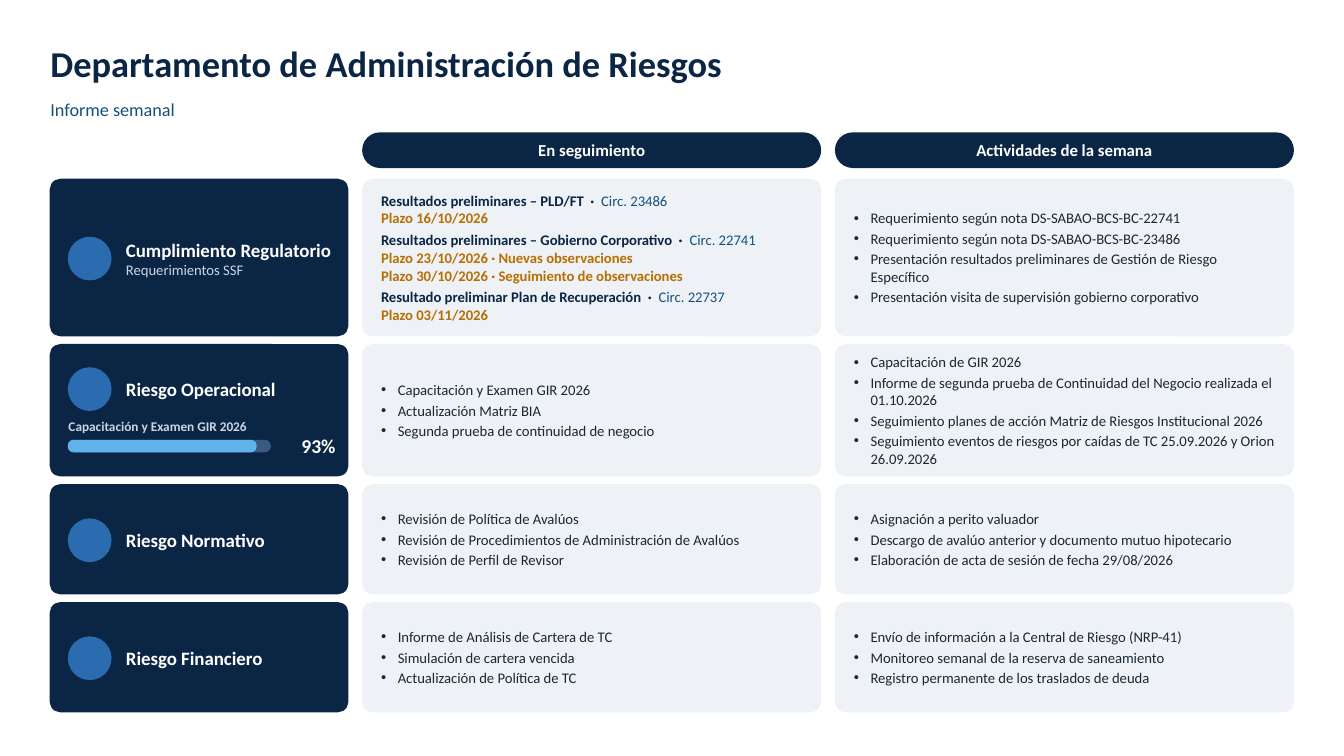
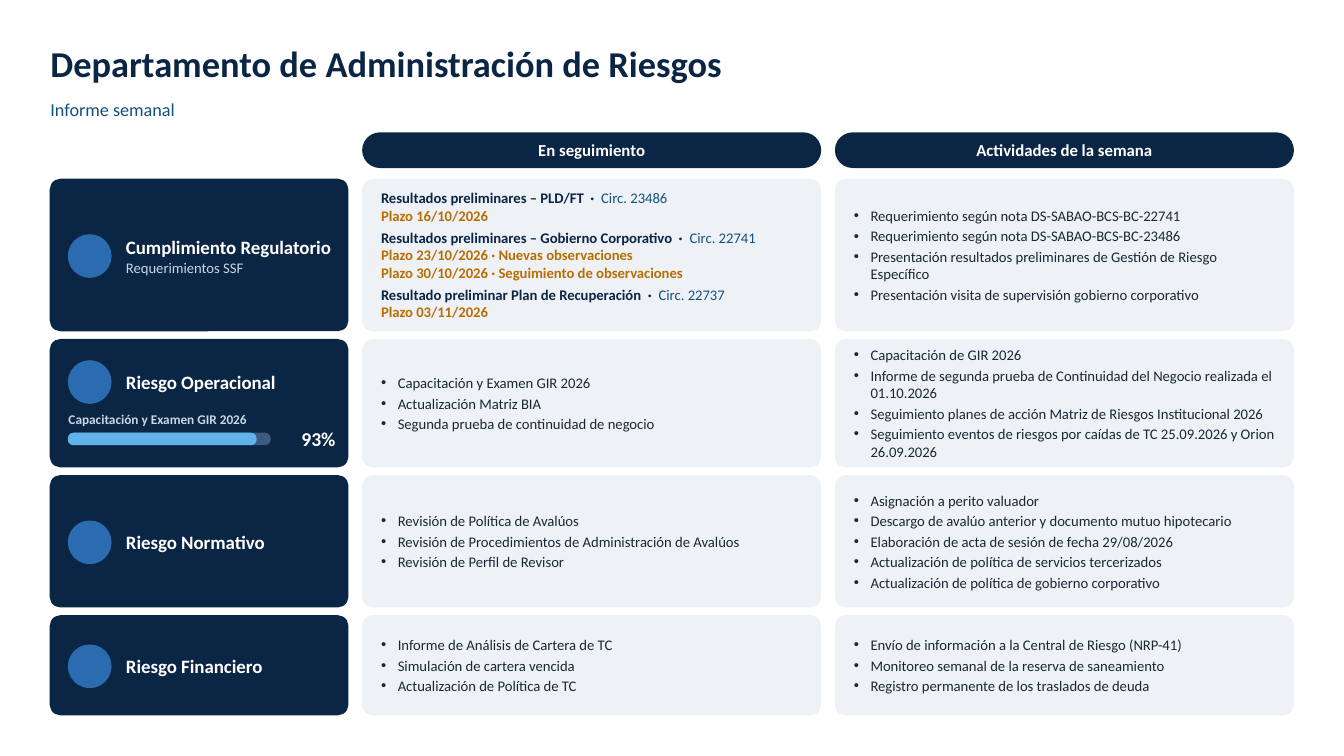
Before and after one commit to menjivar201280/riesgo, a slide deck: slide 1 of resumen-ejecutivo-semanal/Resumen_Ejecutivo_Riesgos_COMEDICA_2_Slides.pptx. Drawn at 1344x756 pixels with LibreOffice and Linux fonts; fonts in the diff are those of the drawing; background and template pictures are left out. Boxes give left, top, right and bottom in pixels: in the first picture for what was removed or moved away, otherwise in the second. Text is boxed around its words. In the diff, an @@ line names an element or a change of style, - is before the commit and + after.

```diff
--- a/resumen-ejecutivo-semanal/Resumen_Ejecutivo_Riesgos_COMEDICA_2_Slides.pptx
+++ b/resumen-ejecutivo-semanal/Resumen_Ejecutivo_Riesgos_COMEDICA_2_Slides.pptx
@@ rounded rectangle: place and size @@
-rounded rectangle at <box>50,179,348,336</box>
+rounded rectangle at <box>50,179,348,331</box>
@@ rounded rectangle: place and size @@
-rounded rectangle at <box>363,179,821,336</box>
+rounded rectangle at <box>363,179,821,331</box>
@@ rounded rectangle: place and size @@
-rounded rectangle at <box>836,179,1294,336</box>
+rounded rectangle at <box>836,179,1294,331</box>
@@ rounded rectangle: place and size @@
-rounded rectangle at <box>50,345,348,476</box>
+rounded rectangle at <box>50,340,348,467</box>
@@ rounded rectangle: place and size @@
-rounded rectangle at <box>363,345,821,476</box>
+rounded rectangle at <box>363,340,821,467</box>
@@ text "Capacitación y Examen GIR 2026": place and size @@
-text "Capacitación y Examen GIR 2026" at <box>398,385,655,439</box>
+text "Capacitación y Examen GIR 2026" at <box>398,378,655,432</box>
@@ rounded rectangle: place and size @@
-rounded rectangle at <box>836,345,1294,476</box>
+rounded rectangle at <box>836,340,1294,467</box>
@@ text "Capacitación de GIR 2026": place and size @@
-text "Capacitación de GIR 2026" at <box>871,357,1275,464</box>
+text "Capacitación de GIR 2026" at <box>871,350,1275,457</box>
@@ 2 texts, 2 rounded rectangles, 1 ellipse: place and size @@
-2 texts, 2 rounded rectangles, 1 ellipse at <box>68,368,275,452</box>
+2 texts, 2 rounded rectangles, 1 ellipse at <box>68,361,275,445</box>
@@ text "93%": place and size @@
-text "93%" at <box>301,439,335,453</box>
+text "93%" at <box>301,432,335,446</box>
@@ rounded rectangle: place and size @@
-rounded rectangle at <box>50,485,348,594</box>
+rounded rectangle at <box>50,476,348,607</box>
@@ rounded rectangle: place and size @@
-rounded rectangle at <box>363,485,821,594</box>
+rounded rectangle at <box>363,476,821,607</box>
@@ rounded rectangle: place and size @@
-rounded rectangle at <box>836,485,1294,594</box>
+rounded rectangle at <box>836,476,1294,607</box>
@@ text "Asignación a perito valuador": place and size @@
-text "Asignación a perito valuador" at <box>871,513,1232,566</box>
+text "Asignación a perito valuador" at <box>871,495,1232,591</box>
@@ text at <box>871,556,1161,591</box>: paragraphs added @@
+• Actualización de política de servicios tercerizados
+• Actualización de política de gobierno corporativo
@@ proportions changed in 12 elements at <box>363,179,821,331</box>, <box>836,179,1294,331</box>, <box>50,179,348,331</box>, <box>363,476,821,607</box>, <box>836,476,1294,607</box>, <box>363,340,821,467</box>, <box>836,340,1294,467</box>, <box>50,340,348,467</box>, <box>50,476,348,607</box>, <box>363,616,821,715</box>, <box>836,616,1294,715</box>, <box>50,616,348,715</box> @@
@@ rounded rectangle: place and size @@
-rounded rectangle at <box>50,603,348,712</box>
+rounded rectangle at <box>50,616,348,715</box>
@@ rounded rectangle: place and size @@
-rounded rectangle at <box>363,603,821,712</box>
+rounded rectangle at <box>363,616,821,715</box>
@@ text "Informe de Análisis de Cartera ...": place and size @@
-text "Informe de Análisis de Cartera ..." at <box>398,632,613,683</box>
+text "Informe de Análisis de Cartera ..." at <box>398,640,613,691</box>
@@ rounded rectangle: place and size @@
-rounded rectangle at <box>836,603,1294,712</box>
+rounded rectangle at <box>836,616,1294,715</box>
@@ text "Envío de información a la ...": place and size @@
-text "Envío de información a la ..." at <box>871,631,1182,686</box>
+text "Envío de información a la ..." at <box>871,639,1182,694</box>
@@ ellipse: place and size @@
-ellipse at <box>69,637,111,680</box>
+ellipse at <box>69,645,111,688</box>
@@ text "Riesgo Financiero": place and size @@
-text "Riesgo Financiero" at <box>126,652,262,669</box>
+text "Riesgo Financiero" at <box>126,660,262,677</box>
```
Also in this commit, not shown: 2 other files.
